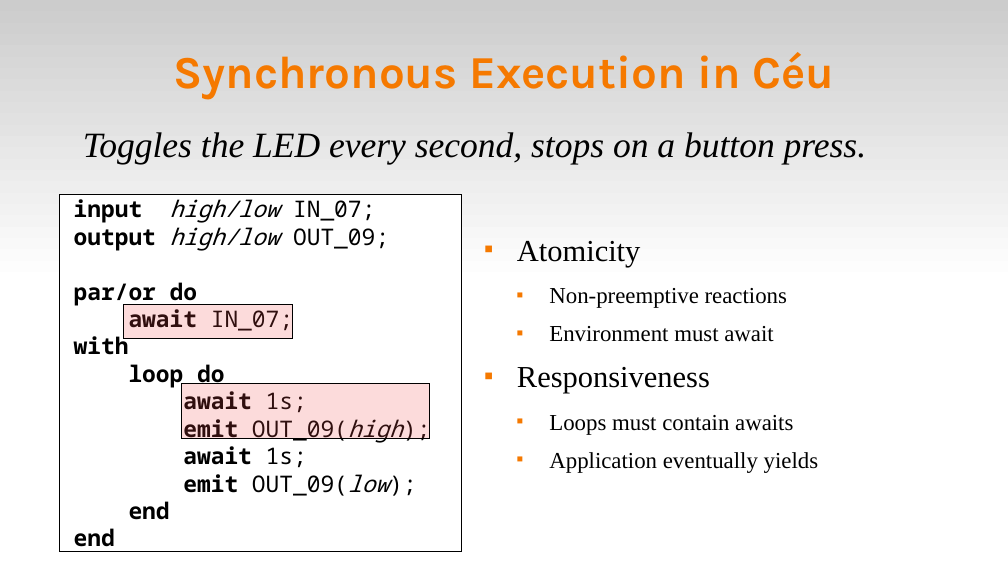
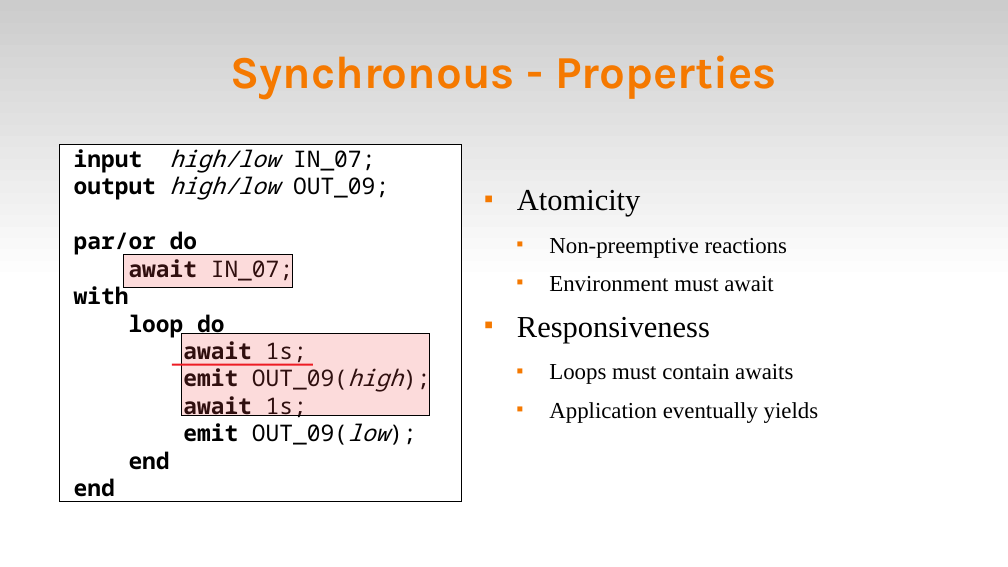
Before and after one commit to fsantanna-no/rebls-isrs-18, a slide deck: slide 6 of ceu-rebls-isrs-18.odp (slide 5 before the commit). Drawn at 1008x567 pixels with LibreOffice and Linux fonts; fonts in the diff are those of the drawing. Boxes give left, top, right and bottom in pixels: in the first picture for what was removed or moved away, otherwise in the second. Text is boxed around its words. In the diff, an @@ line names an element or a change of style, - is before the commit and + after.

```diff
--- a/ceu-rebls-isrs-18.odp
+++ b/ceu-rebls-isrs-18.odp
@@ title at (231, 55, 777, 99): text changed @@
-Synchronous Execution in Céu
+Synchronous - Properties
@@ text removed at (83, 132, 867, 164) @@
-Toggles the LED every second, stops on a button press.
@@ 2 rectangles, 1 text: place and size @@
-2 rectangles, 1 text at (60, 195, 819, 552)
+2 rectangles, 1 text at (60, 145, 819, 501)
@@ rectangle: place and size @@
-rectangle at (181, 384, 430, 439)
+rectangle at (181, 334, 430, 416)
@@ line added from (172, 365) to (313, 365), #ED1C24 1.5 pt @@
```
Also in this commit, not shown: 7 other slides changed, 1 other file.
